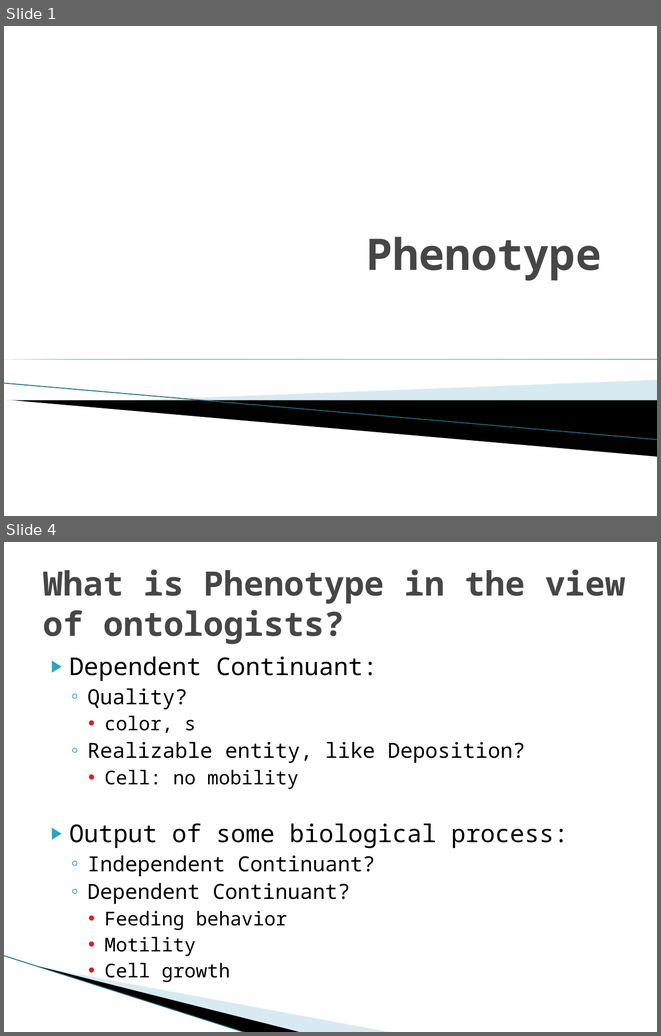
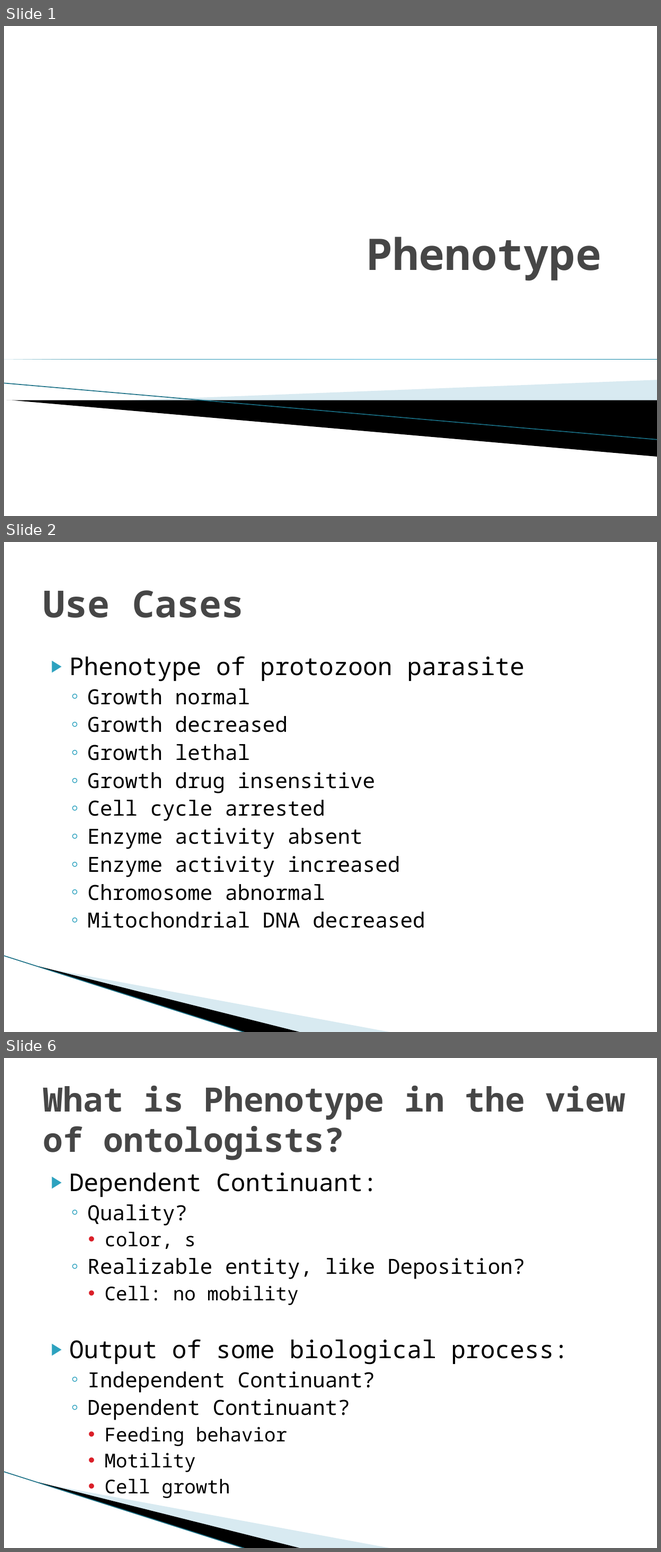
Before and after one commit to obi-ontology/obi-legacy-svn, a slide deck: trunk/docs/presentations/OBI workshop Oct 2011 Philly/Phenotype.pptx. Shown one above the other, each under a label of ours: slides 1 and 4 before the commit, slides 1, 2 and 6 after it; the slides between them are not shown. The pictures are 661x1036 and 661x1552 pixels, drawn with LibreOffice and Linux fonts; fonts in the diff are those of the drawing; background and template pictures are left out. Boxes give left, top, right and bottom in pixels: in the first picture for what was removed or moved away, otherwise in the second. Text is boxed around its words. In the diff, an @@ line names an element or a change of style, - is before the commit and + after.

```diff
--- a/trunk/docs/presentations/OBI workshop Oct 2011 Philly/Phenotype.pptx
+++ b/trunk/docs/presentations/OBI workshop Oct 2011 Philly/Phenotype.pptx
@@ slide 2 added at (x1=4, y1=542, x2=657, y2=1032), background #FFFFFF; not listed: 3 template elements that a slide beside it also shows @@
@@ title added at (x1=43, y1=590, x2=244, y2=618), 41 pt, text #464646, bold @@
+Use Cases
@@ text added at (x1=69, y1=656, x2=524, y2=928), 23 pt, text #000000 @@
+▶ Phenotype of protozoon parasite
+  ◦ Growth normal
+  ◦ Growth decreased
+  ◦ Growth lethal
+  ◦ Growth drug insensitive
+  ◦ Cell cycle arrested
+  ◦ Enzyme activity absent
+  ◦ Enzyme activity increased
+  ◦ Chromosome abnormal
+  ◦ Mitochondrial DNA decreased
@@ what was slide 4 is now slide 6 @@
```
Also in this commit, not shown: 1 slide changed, 2 other slides added, 1 other file.
